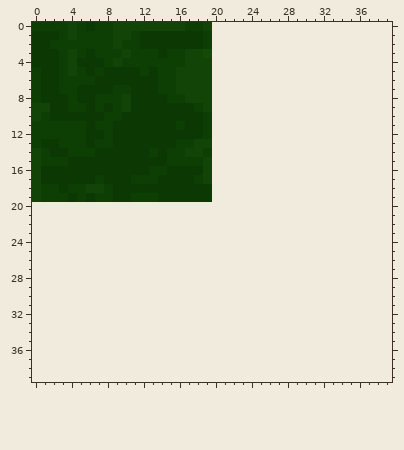
Two versions of one pixel-art sprite, src/images/hohesgrass.png. Above: the version before the commit.
The file is 20x20 pixels. Colours within 5 levels of each other are drawn and written as one. The old version is drawn lined up with the new one, on the new canvas.
New version:
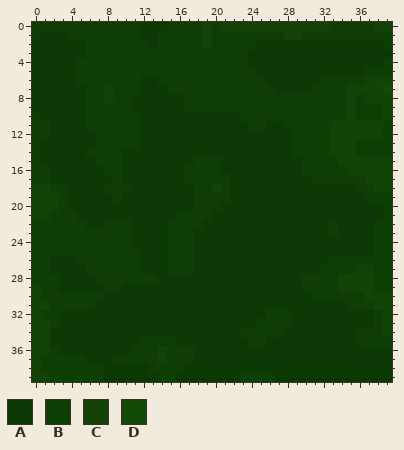
Palette (. is transparent): A #0c3804  B #0d3e04  C #114406  D #124a07
What changed:
canvas 20x20 -> 40x40
y 0: x 4 C -> B; x 6 A -> B; x 9..16 CCCCCCCC -> BBBAAABB; x 20..39 .................... -> BCCCCCCCCCCCCBBBBBCC
y 1: x 0 A -> B; x 3..4 BC -> AB; x 9..10 CC -> BB; x 14..39 AAAAAB.................... -> BBBBBCBBBBBBBBCCBBBBBBBBBB
y 2: x 2..5 BBBB -> AAAA; x 9 C -> B; x 12 A -> B; x 14..39 AAAAAB.................... -> BBBBBCBBBBBAAAAAAAAAAAAAAB
y 3: x 3..6 BCBA -> AAAB; x 10 C -> B; x 14 A -> B; x 17..39 CCD.................... -> BBBBBBBAAAAAAAAAAAAAAAA
y 4: x 3..7 BCAAA -> AABBB; x 9 C -> B; x 17..39 CCC.................... -> BBBBBBBAAAAAAAAAAAAAAAB
y 5: x 0 B -> A; x 3..4 BC -> AA; x 6 A -> B; x 8..11 AAAA -> BBBB; x 13 A -> B; x 16..39 CCCC.................... -> BBBBBBBBBAAAAAAAAAAAABBB
y 6: x 0 B -> A; x 3..4 BB -> AA; x 7..11 AAAAA -> BBBBB; x 16..39 CCCC.................... -> BBBBBBBBBBAAAAAABBBBBCCC
y 7: x 0 B -> A; x 3..4 BB -> AA; x 6..8 AAA -> BBC; x 11 A -> B; x 14 B -> A; x 16..39 CCCC.................... -> BBBBBBBBBBBAAAABBBBCCCCD
y 8: x 0 B -> A; x 4 B -> A; x 6 A -> B; x 8 B -> C; x 10 C -> B; x 15..39 BBCCC.................... -> AABBBBBBBBBBBBBBBBBBCBCCC
y 9: x 0..1 CC -> AA; x 4..6 BBA -> AAB; x 8 A -> B; x 10 C -> B; x 17 A -> B; x 19..39 C.................... -> BBBBBBBBBBBBBBBBCBBBC
y 10: x 0..1 CB -> BA; x 6..7 AA -> BB; x 10..11 AA -> BB; x 19..39 B.................... -> AAAABBBBBBBBBBBBCBBBC
y 11: x 2..6 BBBBA -> AAAAB; x 9..11 AAA -> BBB; x 16 B -> A; x 19..39 B.................... -> AAAAABBAABBBBBCCCCCCB
y 12: x 2..5 BBBB -> AAAA; x 7 A -> B; x 9..11 AAA -> BBB; x 19..39 B.................... -> AAAAAAAAAABBBBCCCCCCB
y 13: x 3..5 BBB -> AAA; x 9..11 AAA -> BBB; x 16..39 BBCC.................... -> AAAAAAAAAAAAABBBBCCCBBBB
y 14: x 0..1 CB -> BA; x 4..5 BB -> AA; x 7..9 AAA -> BBB; x 13 B -> A; x 15..39 BBCCB.................... -> AAAAAAAAAAAAAABBBBCCCBBBB
y 15: x 0..3 CBBB -> BAAA; x 7..9 AAA -> BBB; x 15..17 BBB -> AAA; x 19..39 C.................... -> BBAAAAAAAAABBBBCCCCCC
y 16: x 0..1 CA -> BB; x 8..9 AA -> BB; x 13..14 BB -> AA; x 17..39 AAC.................... -> BBBBAAAAAAAAABBBBBCCCCC
y 17: x 0..1 CA -> BB; x 7 B -> A; x 9 A -> B; x 11..13 BBB -> AAA; x 17 A -> B; x 19..39 C.................... -> BBBAAAAAAAAABBBBBBCCC
y 18: x 1 B -> C; x 3..7 ABBCC -> BAAAA; x 9..10 AA -> BB; x 18..39 AA.................... -> BBCBAAAAAAAAAAAAAABBCC
y 19: x 1..2 BB -> CC; x 5 B -> A; x 7..9 BBA -> AAB; x 11..13 BBB -> AAA; x 18..39 AA.................... -> BBBBAAAAAAAAAAAAAAABBB
y 20: x 0..39 ........................................ -> CCCBAAAAAAAAAAAAAABBBAAAAAAAAAAAAAAAAAAB
y 21: x 0..39 ........................................ -> CCBBBAAAAAAAAAAABBBBAAAAAAAAAAAAAAAAAAAB
y 22: x 0..39 ........................................ -> BBBBBBAABBBAAAABBBBAAAAAAAAAAAAAABAAAABB
y 23: x 0..39 ........................................ -> BBBBBBBBBBBAAAABBBAAAAAAAAAAAAAAABAAAABB
y 24: x 0..39 ........................................ -> BBBBBBBBBBBAAAABBBAAAAAAAAAAAAAAAAAAAABB
y 25: x 0..39 ........................................ -> BBBBBBBBBBBBAAABBBAAAAAAAAAAAAAAAAAAAABB
y 26: x 0..39 ........................................ -> BBAAABBBBBBBAAABBBAAAAAAAAAAAAAAABBBBBBB
y 27: x 0..39 ........................................ -> BBAAAABBBBBBAAABBBAAAAAAAAAAAAAABBBBCCBB
y 28: x 0..39 ........................................ -> BBBAAAABBBBBBBAAAAAAAAAAAAAAAABBBBCCCCBB
y 29: x 0..39 ........................................ -> CBBAAAAABBAAAAAAAAAAAAAAAAAAAABBBBCCCCBB
y 30: x 0..39 ........................................ -> CBBBBBBBAAAAAAAAAAAAAAAAAAAAAAABBBBBBCCC
y 31: x 0..39 ........................................ -> CCBBBBBAAAAAAAAAAAAAAAAAAAAAAAAAAAABBBCC
y 32: x 0..39 ........................................ -> CBBAAAAAAAAAAAAAAAAAAAAAAABBBAAAAAAAAABC
y 33: x 0..39 ........................................ -> CCBAAAAAAAAAAAAAAAAAAAAAABBBBAAAAAAAAABC
y 34: x 0..39 ........................................ -> CCAAAAAAAAAAAAAAAAAAAAABBBBBAAAAAAAABBBC
y 35: x 0..39 ........................................ -> CCAAAAAAAAAABBBBAAAAAAAABBAAAAAAAAAABBBB
y 36: x 0..39 ........................................ -> CCBAAAAAAAABBBCBBBAAAAAAAAAAAAAAAAAAAAAA
y 37: x 0..39 ........................................ -> CBBBBBAAABBBBBCBBBAAAAAAAAAAAAAAAAAAAAAA
y 38: x 0..39 ........................................ -> CBBBBBBBAAAAABBBBAAAAAAAAAAAAAAAAAAAAAAA
y 39: x 0..39 ........................................ -> CCBBBBBBAAAAAABBAAAAAAABBBBAAAAAAAAAAAAA
Boxes around the changes in both pictures, in picture pixels (x1, y1, x2, y2):
changed: (32, 22, 392, 382)
